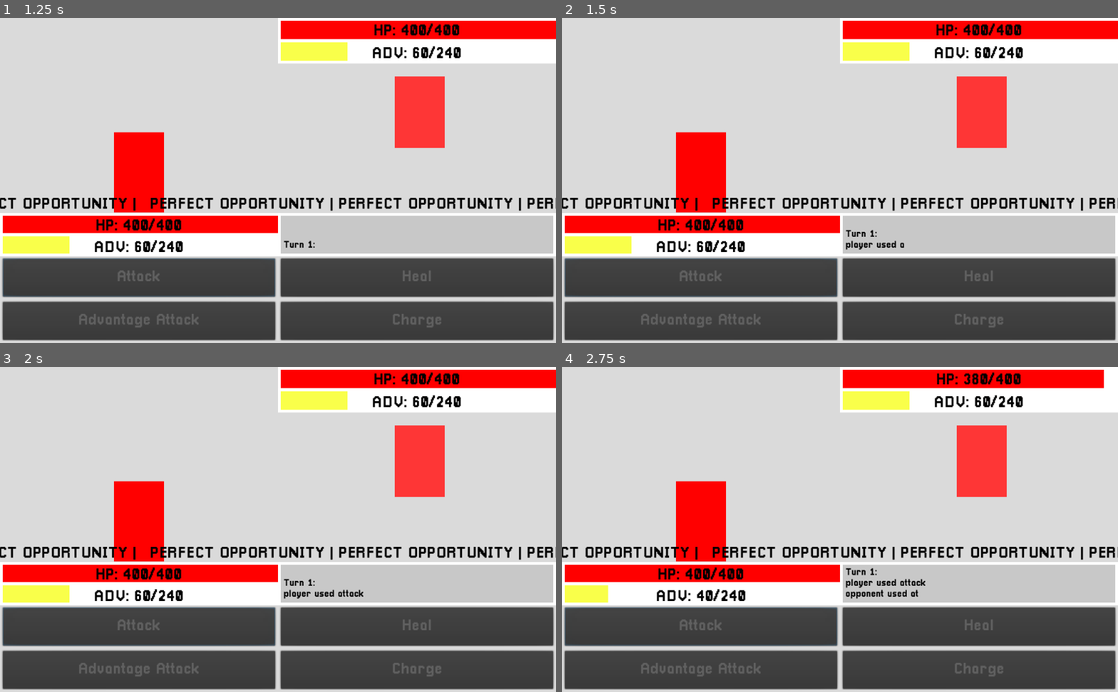
Above: before the commit, frames 1-4 (two rows, left to right).
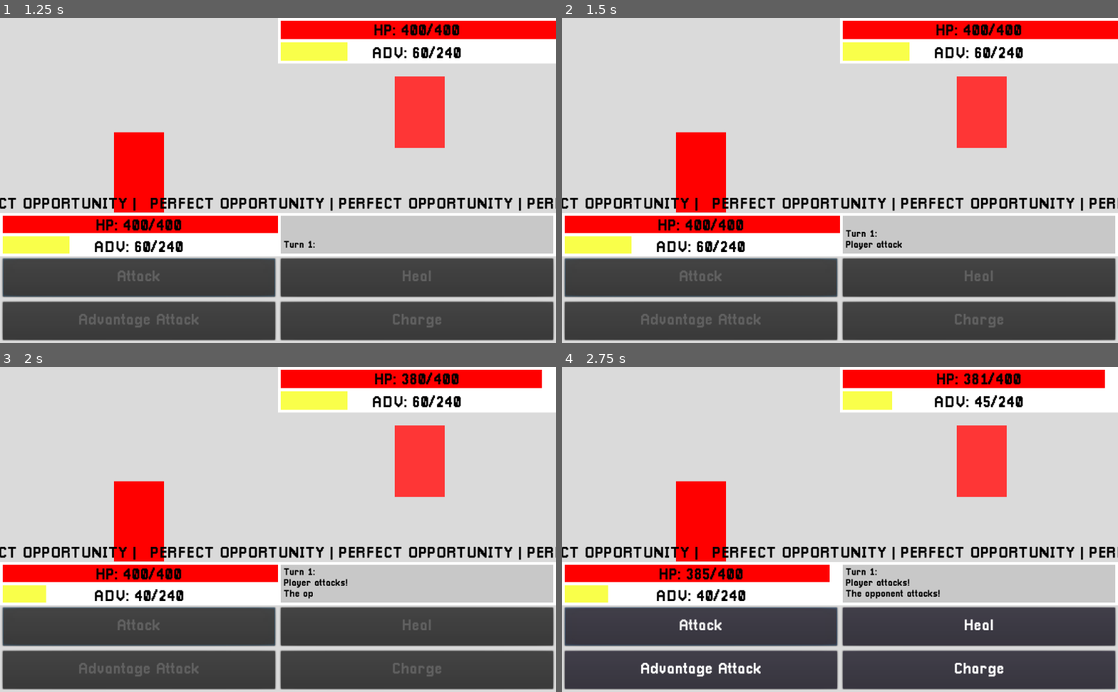
Above: after the commit, the same moments.

Repository: ArtlessAvian/kind-opponent
Game: Godot game, scene res://gameingame/BattleWView.tscn
Two runs of this game, one before a commit and one after it. Both use one fixed random seed, a clock stepped at 60 frames per second and the inputs below.
Inputs (mouse positions are in pixels of both pictures, inside the frame that each line leads up to):
- Up to frame 1 (1.25 s): click "Attack" at 0.5 s
- Up to frame 2 (1.5 s): tap Enter (ui_accept) at 1.25 s; move the mouse to (979, 31) at 1.27 s; click (979, 31) at 1.35 s
- Up to frame 3 (2 s): tap Enter (ui_accept) at 1.52 s
- Up to frame 4 (2.75 s): move the mouse to (979, 402) at 2.02 s; click (979, 402) at 2.1 s; tap Enter (ui_accept) at 2.27 s

Frame 1 is identical in both runs. In frame 2, less than 0.1% of the frame differs, in the area x 51-62%, y 68-72%; in frame 3, 1.2%; in frame 4, 1.9%, in the area x 14-98%, y 0-96%.

Commit message:
opportunity mechanic

Diff:
--- a/gameingame/Battle.gd
+++ b/gameingame/Battle.gd
@@ -11,6 +11,7 @@
 var opportunity_attack
 
 func _ready():
+	randomize()
 	$Player.opponent = $Opponent
 	$Opponent.opponent = $Player
 	self._get_opportunity_attack()
@@ -75,9 +76,9 @@
 	self._text_box(str("Turn ", turn, ":"))
 	yield()
 
-	self._text_box("player used " + ["attack", "attack but different", "heal", "charge"][player_action])
+	self._text_box("Player " + ["attacks", "attacks (but differently)", "heals", "charges"][player_action] + "!")
 	yield()
-	$Player.do_move(player_action)
+	$Player.do_move(player_action, opportunity_attack == player_action)
 	self.emit_signal("update_bars")
 	yield()
 
@@ -86,9 +87,9 @@
 
 	else:
 		var opponent_move = _get_opponent_move()
-		self._text_box("opponent used " + ["attack", "attack but different", "heal", "charge"][opponent_move])
+		self._text_box("The opponent " + ["attacks", "attacks (but differently)", "heals", "charges"][opponent_move] + "!")
 		yield()
-		$Opponent.do_move(opponent_move)
+		$Opponent.do_move(opponent_move, false)
 		self.emit_signal("update_bars")
 		yield()
 
--- a/gameingame/BattleWView.tscn
+++ b/gameingame/BattleWView.tscn
@@ -31,12 +31,14 @@
 target_path = NodePath("../../../../../Battle")
 
 [node name="Attack1Button" parent="UICanvas/PlayerUI/PlayerActions/Action1Region" index="0"]
+hint_tooltip = "Does damage for some advantage."
 focus_neighbour_right = NodePath("../../Action3Region/Attack3Button")
 focus_neighbour_bottom = NodePath("../../Action2Region/Attack2Button")
 custom_colors/font_color = Color( 1, 1, 1, 1 )
 script = ExtResource( 3 )
 
 [node name="Attack2Button" parent="UICanvas/PlayerUI/PlayerActions/Action2Region" index="0"]
+hint_tooltip = "Uses all your advantage to deal damage."
 focus_neighbour_top = NodePath("../../Action1Region/Attack1Button")
 focus_neighbour_right = NodePath("../../Action4Region/Attack4Button")
 custom_colors/font_color = Color( 1, 1, 1, 1 )
@@ -44,6 +46,7 @@
 move_id = 1
 
 [node name="Attack3Button" parent="UICanvas/PlayerUI/PlayerActions/Action3Region" index="0"]
+hint_tooltip = "Heals for a fraction of what was last dealt."
 focus_neighbour_left = NodePath("../../Action1Region/Attack1Button")
 focus_neighbour_bottom = NodePath("../../Action4Region/Attack4Button")
 custom_colors/font_color = Color( 1, 1, 1, 1 )
@@ -51,6 +54,7 @@
 move_id = 2
 
 [node name="Attack4Button" parent="UICanvas/PlayerUI/PlayerActions/Action4Region" index="0"]
+hint_tooltip = "Builds advantage."
 focus_neighbour_left = NodePath("../../Action2Region/Attack2Button")
 focus_neighbour_top = NodePath("../../Action3Region/Attack3Button")
 custom_colors/font_color = Color( 1, 1, 1, 1 )
--- a/gameingame/Player.gd
+++ b/gameingame/Player.gd
@@ -14,8 +14,8 @@
 # private???
 onready var _health = max_health
 
-func do_move(move_id):
-	$Moves.get_child(move_id).run(self, self.opponent)
+func do_move(move_id, opportunity):
+	$Moves.get_child(move_id).run(self, self.opponent, opportunity)
 
 func take_damage(damage):
 	print("thingy", damage)
--- a/gameingame/moves/AdvantageAttack.gd
+++ b/gameingame/moves/AdvantageAttack.gd
@@ -3,8 +3,8 @@
 export (float, 0, 2) var efficiency = 0.8
 export (float, 0, 2) var regen = 0.03
 
-func run(user, opponent):
-	opponent.take_damage(user.advantage * efficiency)
+func run(user, opponent, opportunity):
+	opponent.take_damage(user.advantage * efficiency * (2 if opportunity else 1))
 	user.advantage = 0
 	user.get_healed(regen * (user.max_health - user._health))
 
--- a/gameingame/moves/Charge.gd
+++ b/gameingame/moves/Charge.gd
@@ -2,8 +2,8 @@
 
 export (int, 0, 400) var charge = 60
 
-func run(user, opponent):
-	user.advantage += charge
+func run(user, opponent, opportunity):
+	user.advantage += charge * (2 if opportunity else 1)
 	if user.advantage > user.max_adv:
 		user.advantage = user.max_adv
 
--- a/gameingame/moves/GenericAttack.gd
+++ b/gameingame/moves/GenericAttack.gd
@@ -4,9 +4,9 @@
 export (int) var damage = 10
 export (float, 0, 2) var regen = 0.05
 
-func run(user, opponent):
+func run(user, opponent, opportunity):
 	user.advantage -= advantage_cost
-	opponent.take_damage(damage)
+	opponent.take_damage(damage * (2 if opportunity else 1))
 	user.get_healed(regen * (user.max_health - user._health))
 
 func available(user):
--- a/gameingame/moves/HealParryThing.gd
+++ b/gameingame/moves/HealParryThing.gd
@@ -3,9 +3,9 @@
 export (int) var advantage_cost = 10
 export (float, 0, 2) var regen = 0.6
 
-func run(user, opponent):
+func run(user, opponent, opportunity):
 	user.advantage -= advantage_cost
-	user.get_healed(user.last_damage * regen)
+	user.get_healed(user.last_damage * regen * (2 if opportunity else 1))
 
 func available(user):
 	return user.advantage >= advantage_cost
Not shown: 1 places in gameingame/BattleWView.tscn that only renumber resources
